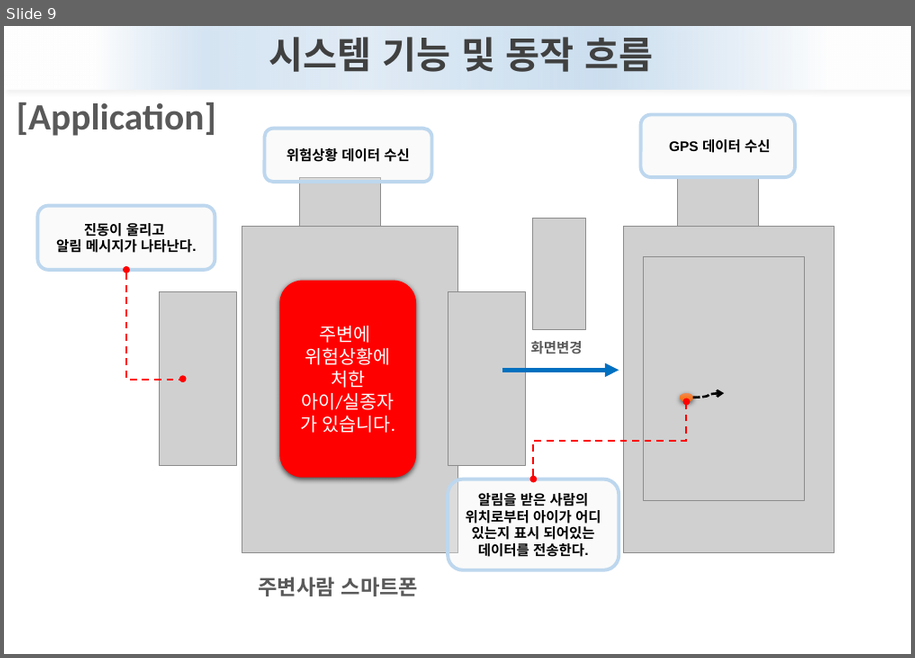
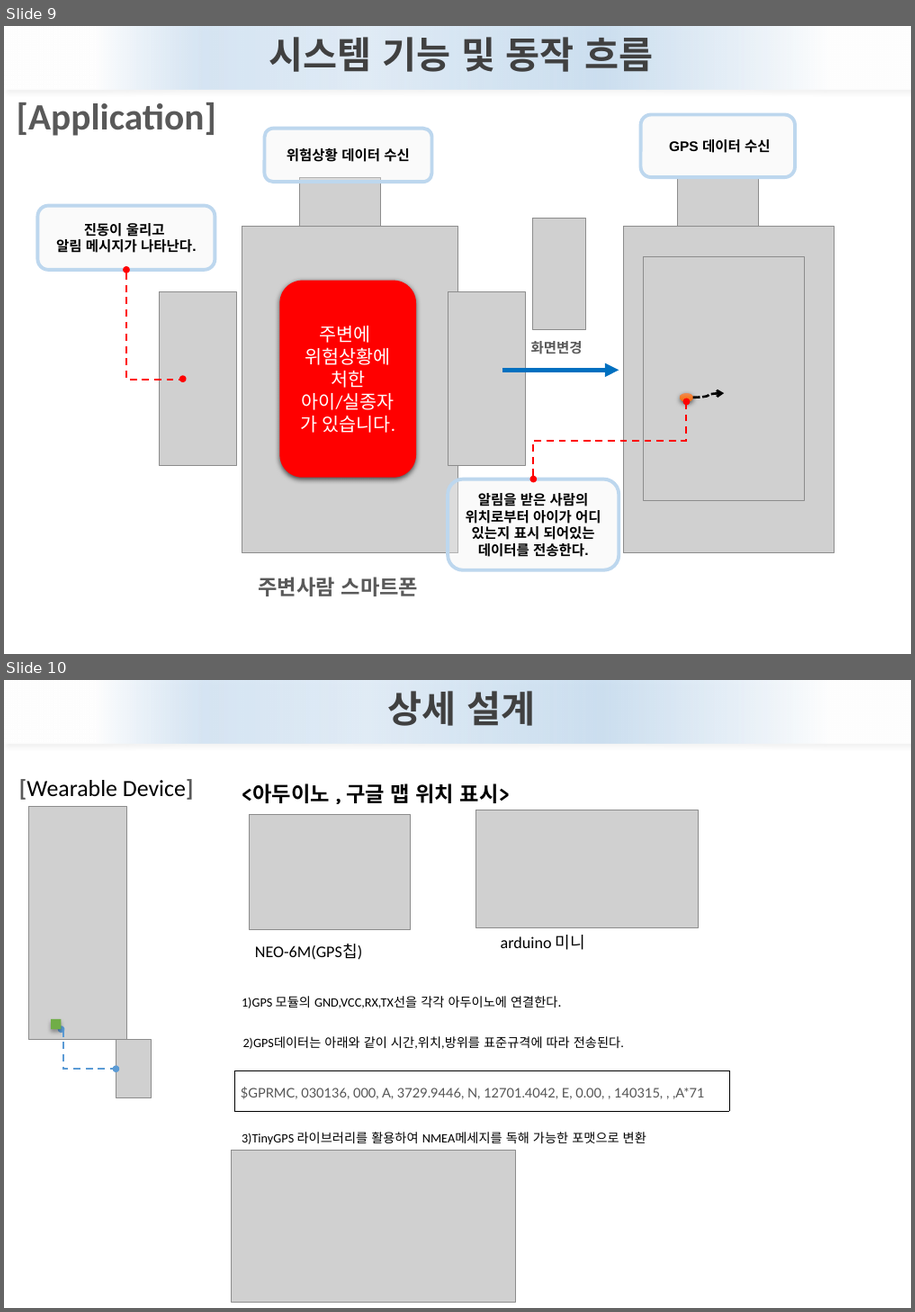
Before and after one commit to MunHyeok/Test, a slide deck: computerSystem/9조 시스템 분석설계 수정(12월 2일).pptx. Shown one above the other, each under a label of ours: slide 9 before the commit, slides 9 and 10 after it. The pictures are 915x658 and 915x1312 pixels, drawn with LibreOffice and Linux fonts; fonts in the diff are those of the drawing; grey boxes stand for pictures. Boxes give left, top, right and bottom in pixels: in the first picture for what was removed or moved away, otherwise in the second. Text is boxed around its words. In the diff, an @@ line names an element or a change of style, - is before the commit and + after.

Commit message:
12월4일(아두이노통신변동)

```diff
--- a/computerSystem/9조 시스템 분석설계 수정(12월 2일).pptx
+++ b/computerSystem/9조 시스템 분석설계 수정(12월 2일).pptx
@@ slide 10 added at (4, 680, 911, 1308), background #FFFFFF @@
@@ rounded rectangle added at (4, 680, 911, 744), fill gradient #FFFFFF to #DEEBF7 to #BDD7EE to #CEE1F3 @@
@@ text added at (387, 691, 535, 726), 32 pt, text #404040, bold @@
+상세 설계
@@ text added at (19, 779, 194, 800), 20 pt, text #000000 @@
+[Wearable Device]
@@ text added at (242, 784, 510, 803), 18 pt, text #000000, bold @@
+<아두이노 , 구글 맵 위치 표시>
@@ picture added at (476, 810, 699, 928) @@
@@ picture added at (250, 815, 410, 930) @@
@@ text added at (255, 944, 362, 960), 14 pt, text #000000 @@
+NEO-6M(GPS칩)
@@ text added at (501, 935, 585, 950), 14 pt, text #000000 @@
+arduino 미니
@@ text added at (242, 996, 558, 1008), 11 pt, text #000000 @@
+1)GPS 모듈의 GND,VCC,RX,TX선을 각각 아두이노에 연결한다.
@@ group added at (29, 807, 152, 1098): 2 pictures, 1 elbow double arrow, 1 rectangle @@
@@ text added at (243, 1036, 624, 1049), 11 pt, text #000000 @@
+2)GPS데이터는 아래와 같이 시간,위치,방위를 표준규격에 따라 전송된다.
@@ table added at (235, 1072, 730, 1111), 1 rows, 1 columns @@
+$GPRMC, 030136, 000, A, 3729.9446, N, 12701.4042, E, 0.00, , 140315, , ,A*71
@@ text added at (242, 1132, 647, 1145), 11 pt, text #000000 @@
+3)TinyGPS 라이브러리를 활용하여 NMEA메세지를 독해 가능한 포맷으로 변환
@@ picture added at (232, 1150, 516, 1303) @@
```
Also in this commit, not shown: 2 slides changed, 1 other slide added, 1 other file.
